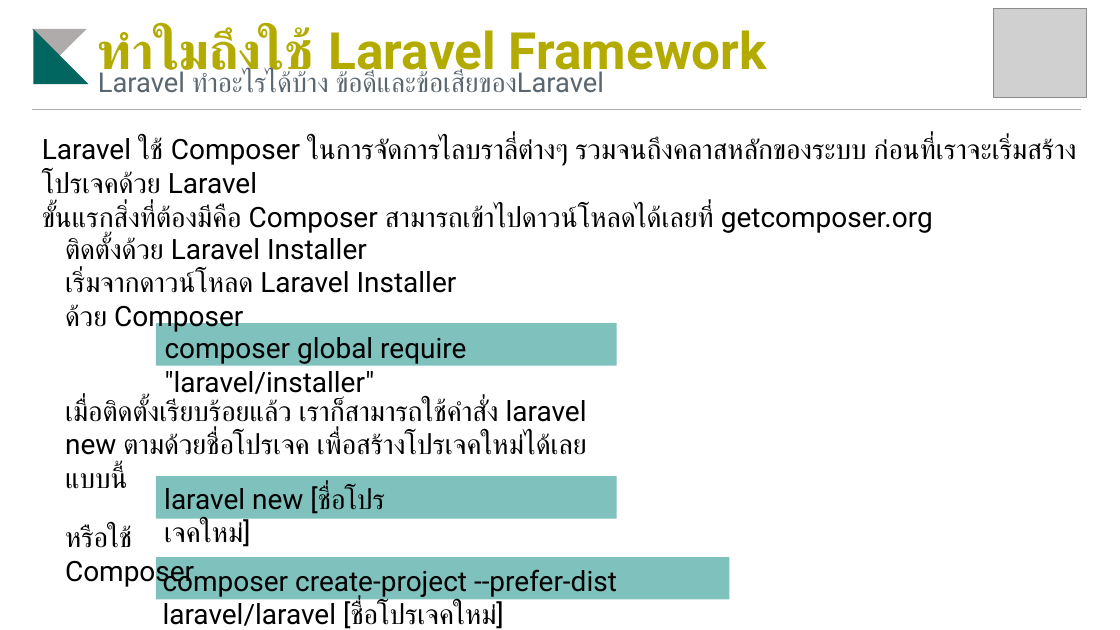
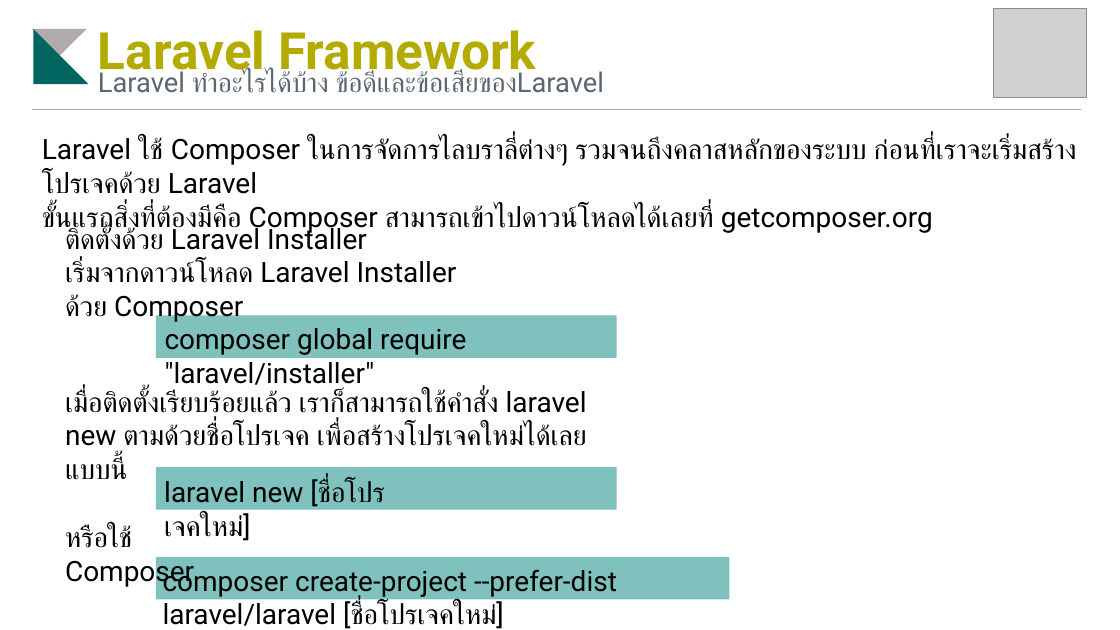
Before and after one commit to Somnuek124/Internship, a slide deck: slide 4 of LARAVEL FRAMEWORK Present.pptx. Drawn at 1120x630 pixels with LibreOffice and Linux fonts; fonts in the diff are those of the drawing; grey boxes stand for pictures. Boxes give left, top, right and bottom in pixels: in the first picture for what was removed or moved away, otherwise in the second. Text is boxed around its words. In the diff, an @@ line names an element or a change of style, - is before the commit and + after.

```diff
--- a/LARAVEL FRAMEWORK Present.pptx
+++ b/LARAVEL FRAMEWORK Present.pptx
@@ title at [98,30,536,81]: text changed @@
-ทำใมถึงใช้ Laravel Framework
+Laravel Framework
@@ rectangle: place and size @@
-rectangle at [156,323,618,365]
+rectangle at [156,316,618,358]
@@ text "laravel new [ชื่อโปรเจคใหม่]" rewrapped from [164,483,504,629] to [164,476,504,629] @@
@@ 3 texts, 1 rectangle: place and size @@
-3 texts, 1 rectangle at [65,237,618,518]
+3 texts, 1 rectangle at [65,223,618,509]
```
Also in this commit, not shown: 20 other slides changed, 2 slides added, 2 other files.
